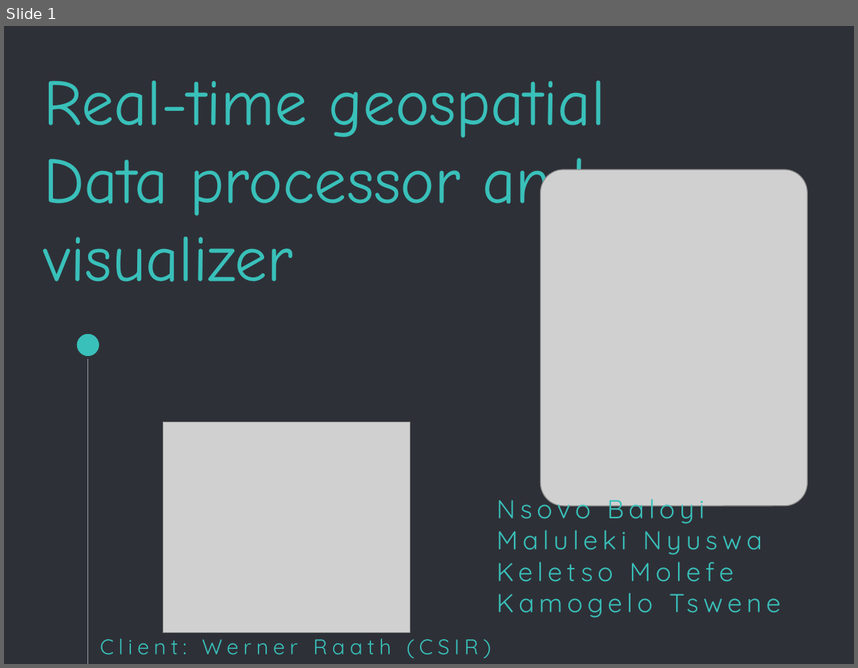
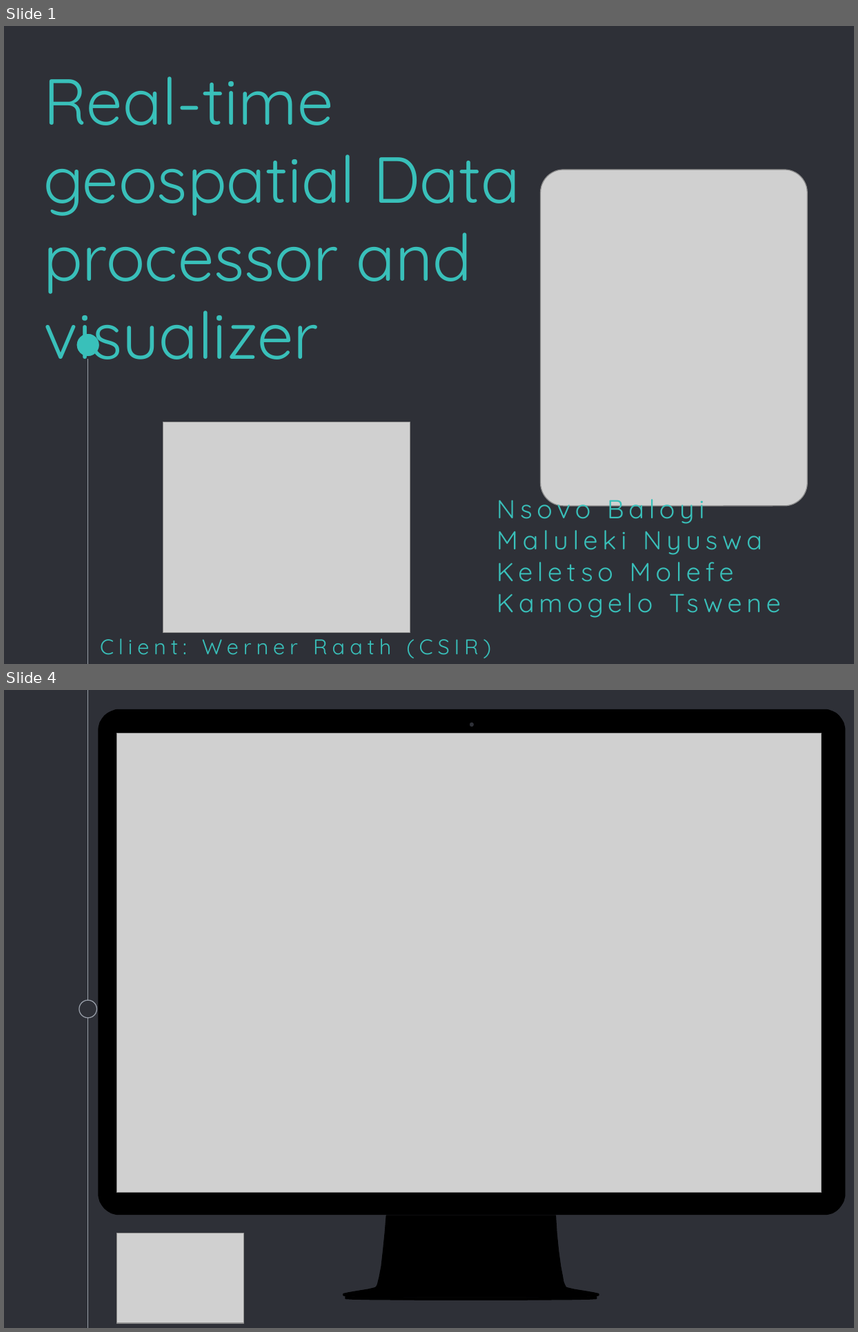
Before and after one commit to Coeus2016/GeospatialDataProcessorVisualiser_documentation, a slide deck: demos/LabOpeningDemo.pptx. Shown one above the other, each under a label of ours: slide 1 before the commit, slides 1 and 4 after it; the slides between them are not shown. The pictures are 858x668 and 858x1332 pixels, drawn with LibreOffice and Linux fonts; fonts in the diff are those of the drawing; grey boxes stand for pictures. Boxes give left, top, right and bottom in pixels: in the first picture for what was removed or moved away, otherwise in the second. Text is boxed around its words. In the diff, an @@ line names an element or a change of style, - is before the commit and + after.

```diff
--- a/demos/LabOpeningDemo.pptx
+++ b/demos/LabOpeningDemo.pptx
@@ slide 4 added at (4,690,854,1328), background #2E3037 @@
@@ line added from (88, 690) to (88, 1328), #999FA9 0.75 pt @@
@@ freeform shape added at (99,709,844,1299), fill #000000, outline #000000 0.75 pt @@
@@ picture added at (117,733,822,1192) @@
@@ ellipse added at (79,1000,96,1018), fill #2E3037, outline #999FA9 0.75 pt @@
@@ picture added at (117,1232,243,1323) @@
@@ slide 1 changed as well @@
@@ title "Real-time geospatial Data processor and ..." at (43,76,520,376): font Comic Neue to Quicksand @@
```
Also in this commit, not shown: 1 other slide changed, 2 other slides added, 5 slides removed.
